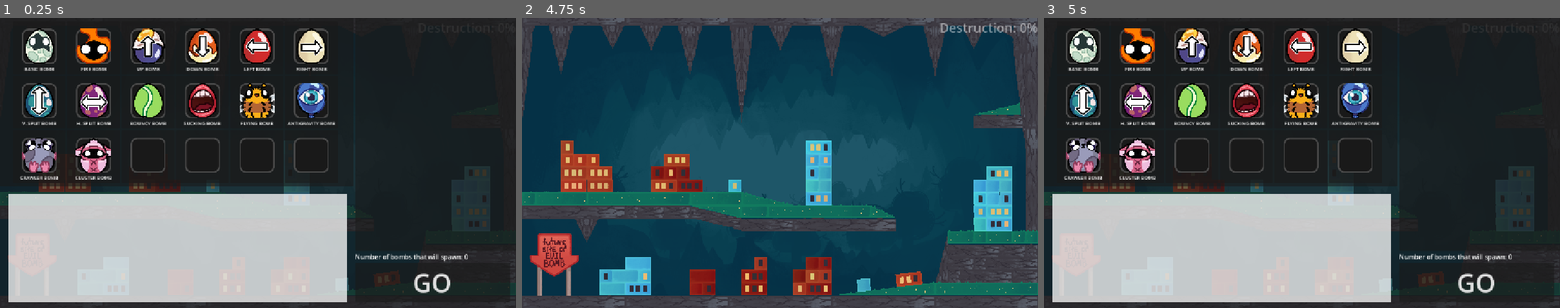
Above: before the commit, frames 1-3 (left to right).
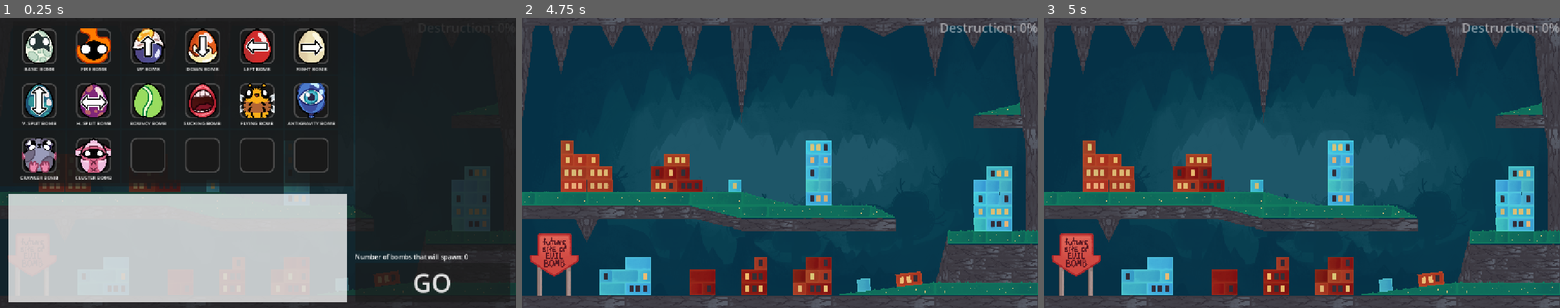
Above: after the commit, the same moments.

Repository: hexagon62/bombs
Game: Godot game, scene res://scenes/main.tscn
Two runs of this game, one before a commit and one after it. Both use one fixed random seed, a clock stepped at 60 frames per second and the inputs below. Sound files missing from this copy of the repository are replaced by a short silence.
Inputs (mouse positions are in pixels of both pictures, inside the frame that each line leads up to):
- Up to frame 1 (0.25 s): no input
- Up to frame 2 (4.75 s): click "GO" at 0.5 s; tap Enter at 1.25, 2.75, 4.25 s; move the mouse to (893, 148) at 1.27 s; tap Space (pause) at 2, 3.5 s; move the mouse to (676, 177) at 2.02 s; move the mouse to (831, 99) at 2.77 s; move the mouse to (754, 221) at 3.52 s; move the mouse to (934, 206) at 4.27 s
- Up to frame 3 (5 s): tap Escape (open_builder, bound only before the commit) at 4.9 s

Frames 1-2 are identical in both runs. In frame 3, 98% of the frame differs, in the area x 0-100%, y 0-100%.

Commit message:
Remove bind to open/close builder (not needed)

Diff:
--- a/project.godot
+++ b/project.godot
@@ -45,12 +45,6 @@
 "events": [Object(InputEventKey,"resource_local_to_scene":false,"resource_name":"","device":-1,"window_id":0,"alt_press …(191 unchanged characters)…
 ]
 }
-open_builder={
-"deadzone": 0.2,
-"events": [Object(InputEventKey,"resource_local_to_scene":false,"resource_name":"","device":-1,"window_id":0,"alt_pressed":false,"shift_pressed":false,"ctrl_pressed":false,"meta_pressed":false,"pressed":false,"keycode":0,"physical_keycode":4194305,"key_label":0,"unicode":0,"location":0,"echo":false,"script":null)
-, Object(InputEventKey,"resource_local_to_scene":false,"resource_name":"","device":-1,"window_id":0,"alt_pressed":false,"shift_pressed":false,"ctrl_pressed":false,"meta_pressed":false,"pressed":false,"keycode":0,"physical_keycode":66,"key_label":0,"unicode":98,"location":0,"echo":false,"script":null)
-]
-}
 
 [layer_names]
 
